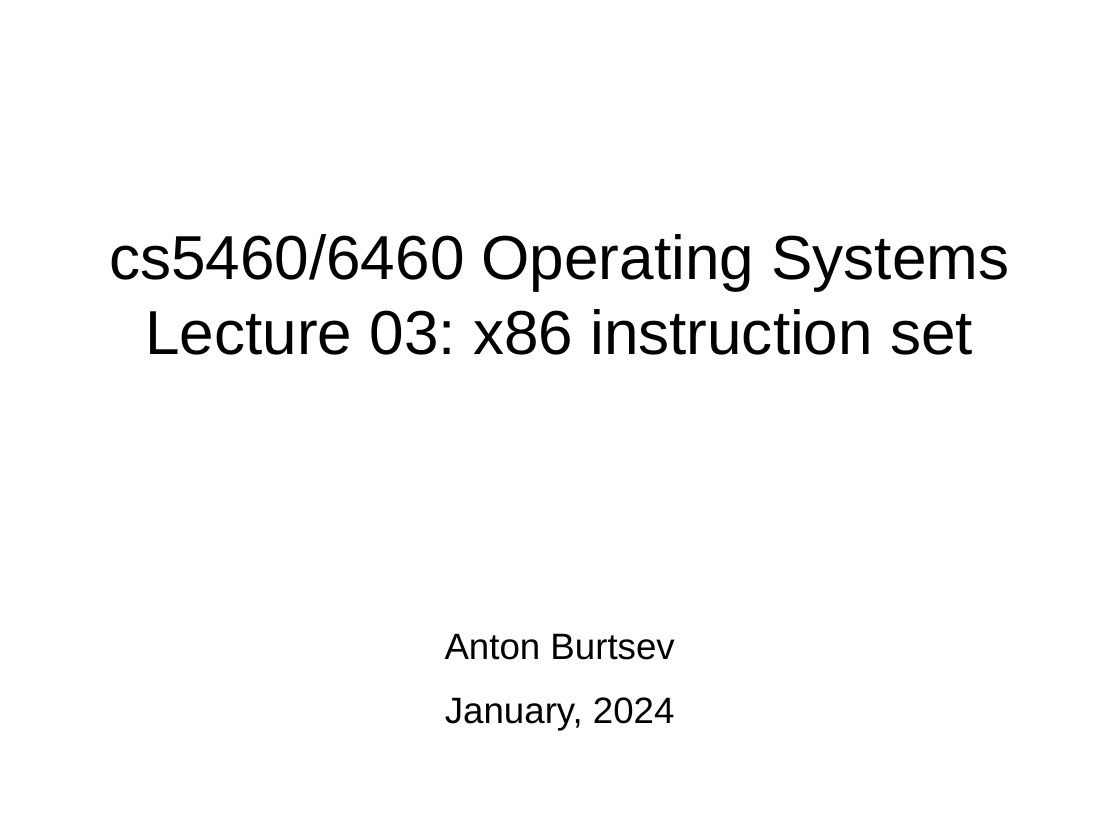
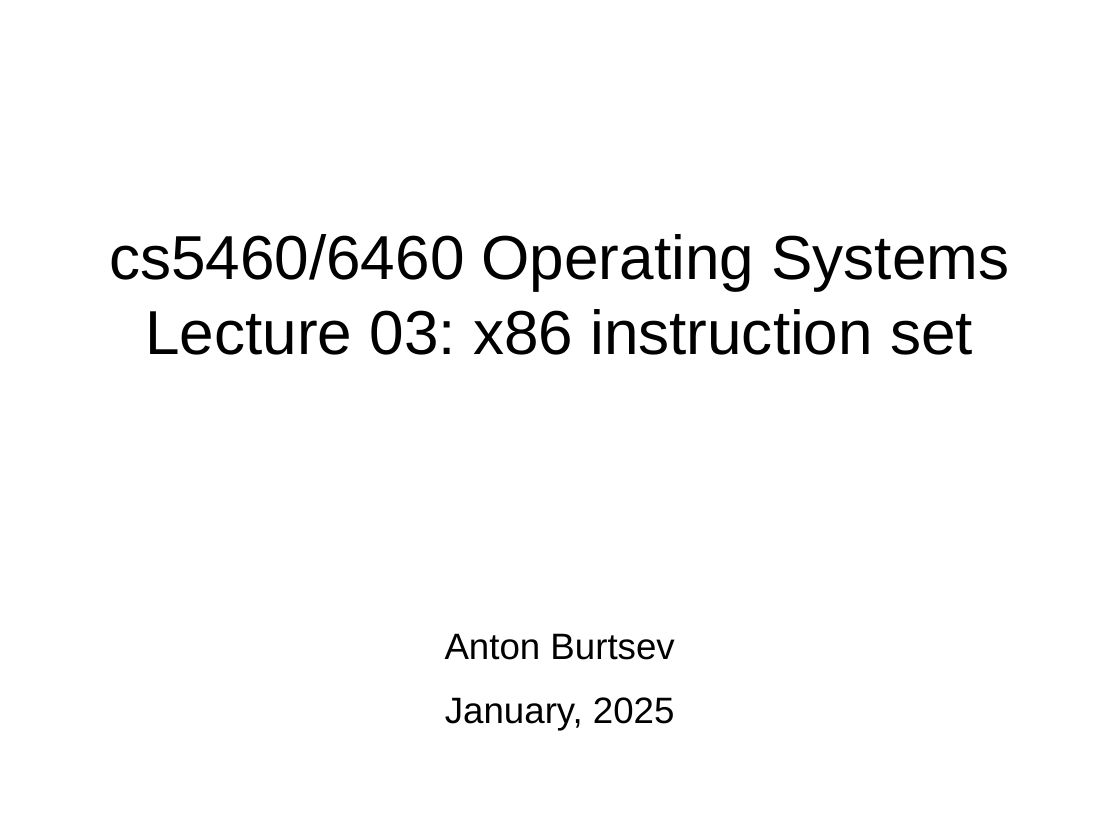
Before and after one commit to navya-d1998/cs5460, a slide deck: slide 1 of static/lectures/lecture03-x86-asm/lecture03-x86-asm.pptx. Drawn at 1120x840 pixels with LibreOffice and Linux fonts; fonts in the diff are those of the drawing. Boxes give left, top, right and bottom in pixels: in the first picture for what was removed or moved away, otherwise in the second. Text is boxed around its words. In the diff, an @@ line names an element or a change of style, - is before the commit and + after.

```diff
--- a/static/lectures/lecture03-x86-asm/lecture03-x86-asm.pptx
+++ b/static/lectures/lecture03-x86-asm/lecture03-x86-asm.pptx
@@ subtitle at box(445, 697, 675, 731): text changed @@
-January, 2024
+January, 2025
```
Also in this commit, not shown: 1 other slide changed, 2 other files.
